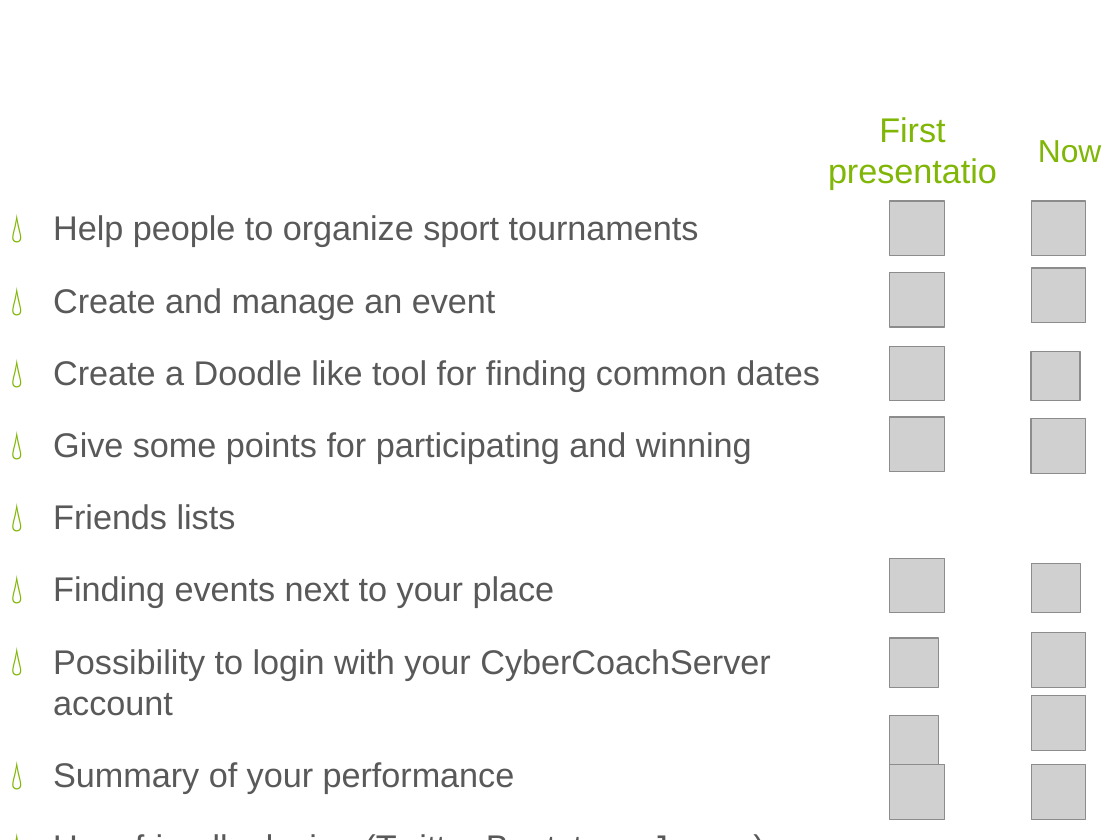
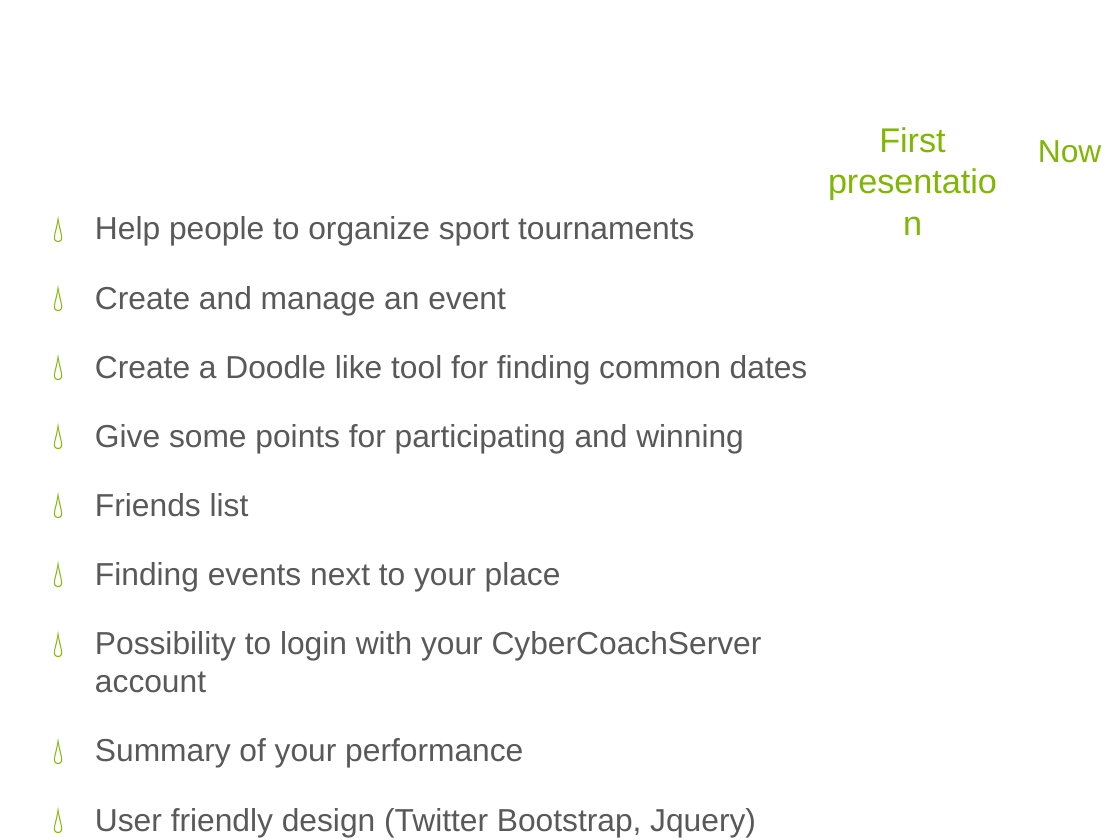
Before and after one commit to tbcdns/CyberCoach, a slide deck: slide 3 of doc/Presentation.pptx. Drawn at 1120x840 pixels with LibreOffice and Linux fonts; fonts in the diff are those of the drawing; grey boxes stand for pictures; background and template pictures are left out. Boxes give left, top, right and bottom in pixels: in the first picture for what was removed or moved away, otherwise in the second. Text is boxed around its words. In the diff, an @@ line names an element or a change of style, - is before the commit and + after.

```diff
--- a/doc/Presentation.pptx
+++ b/doc/Presentation.pptx
@@ text "First presentation": place and size @@
-text "First presentation" at <box>879,117,945,143</box>
+text "First presentation" at <box>879,127,945,153</box>
@@ text "Help people to organize sport ...": place and size @@
-text "Help people to organize sport ..." at <box>53,215,820,793</box>
+text "Help people to organize sport ..." at <box>95,216,808,836</box>
@@ picture removed at <box>889,202,944,256</box> @@
@@ picture removed at <box>1032,202,1086,256</box> @@
@@ text at <box>95,216,808,836</box>: size 22 to 20.4 pt @@
@@ picture removed at <box>1032,268,1086,323</box> @@
@@ picture removed at <box>889,272,944,327</box> @@
@@ picture removed at <box>889,346,944,401</box> @@
@@ picture removed at <box>1032,351,1081,400</box> @@
@@ picture removed at <box>889,417,944,472</box> @@
@@ picture removed at <box>1032,419,1086,474</box> @@
@@ text at <box>95,493,249,517</box>: text changed; size 22 to 20.4 pt @@
-💧 Friends lists
+💧 Friends list
@@ picture removed at <box>889,558,944,613</box> @@
@@ picture removed at <box>1032,563,1081,613</box> @@
@@ picture removed at <box>889,638,939,688</box> @@
@@ picture removed at <box>1032,633,1086,688</box> @@
@@ picture removed at <box>889,716,939,765</box> @@
@@ picture removed at <box>1032,696,1086,750</box> @@
@@ picture removed at <box>889,765,944,820</box> @@
@@ picture removed at <box>1032,765,1086,820</box> @@
```
Also in this commit, not shown: 6 other slides changed, 4 other files.
